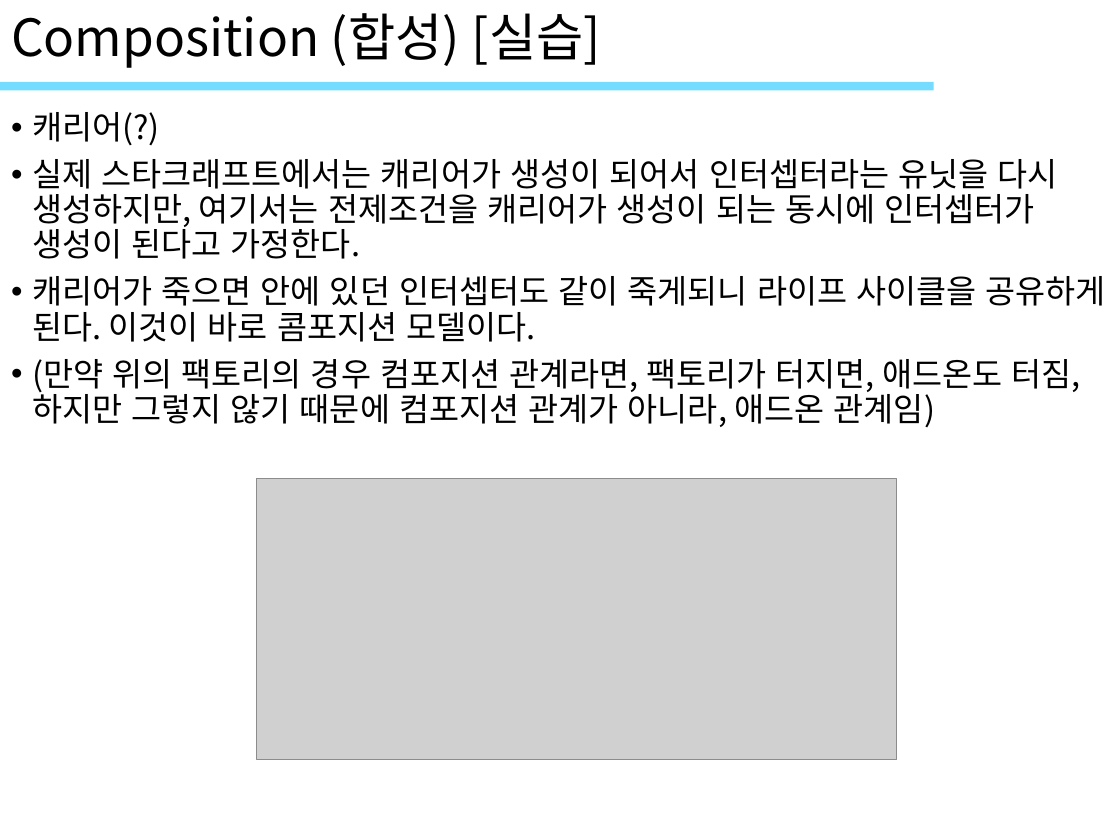
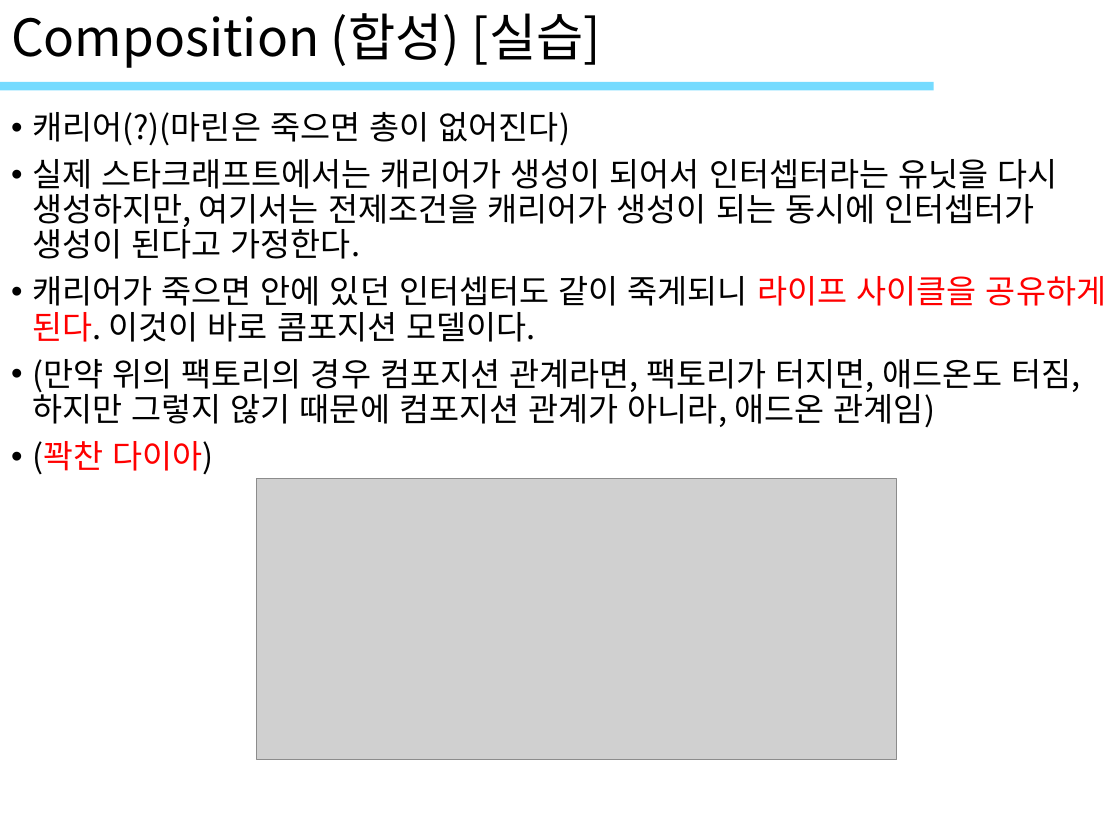
Before and after one commit to ImSeongMuk/study, a slide deck: slide 12 of UML/2_객체UML(클래스).pptx. Drawn at 1120x840 pixels with LibreOffice and Linux fonts; fonts in the diff are those of the drawing; grey boxes stand for pictures; background and template pictures are left out. Boxes give left, top, right and bottom in pixels: in the first picture for what was removed or moved away, otherwise in the second. Text is boxed around its words. In the diff, an @@ line names an element or a change of style, - is before the commit and + after.

```diff
--- a/UML/2_객체UML(클래스).pptx
+++ b/UML/2_객체UML(클래스).pptx
@@ text at <box>32,112,570,145</box>: text changed @@
-• 캐리어(?)
+• 캐리어(?)(마린은 죽으면 총이 없어진다)
@@ text at <box>32,276,1106,342</box>: text colour #000000 to #FF0000 in "라이프 사이클을 공유하게 된다." @@
@@ text at <box>32,441,213,474</box>: paragraph added @@
+• (꽉찬 다이아)
```
Also in this commit, not shown: 4 other slides changed, 4 other files.
